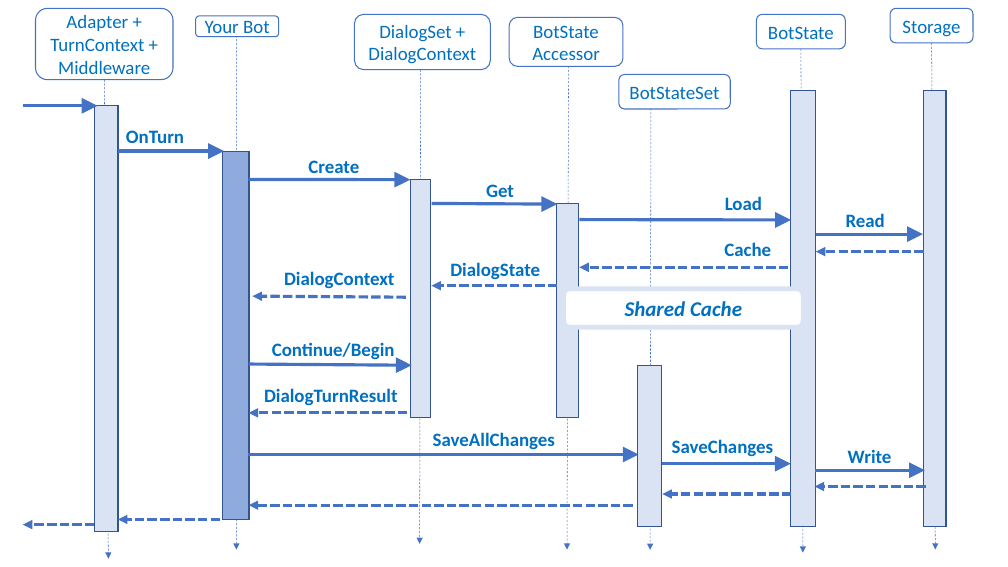
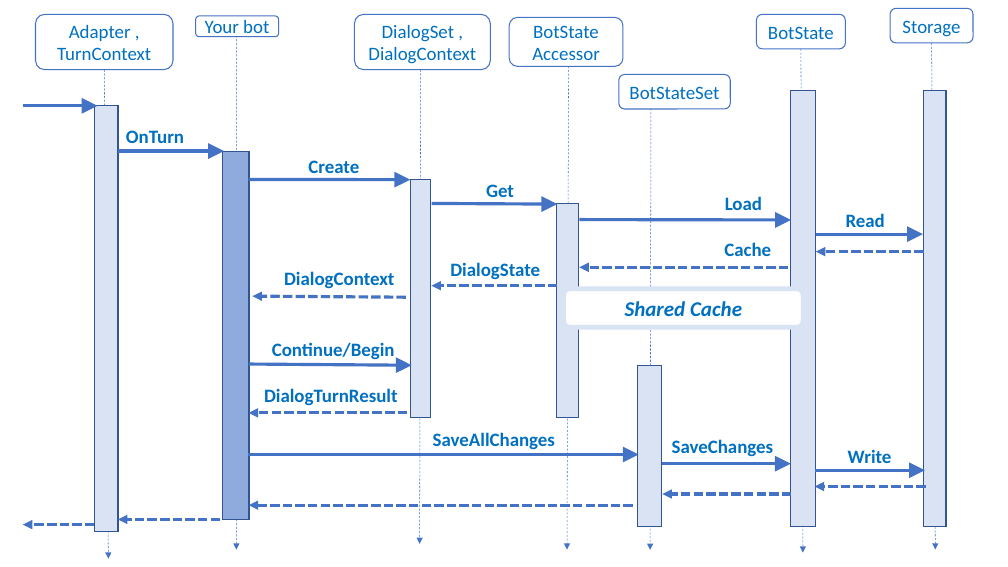
Before and after one commit to MicrosoftDocs/bot-docs, a slide deck: slide 3 of art-source/power-point/bot-concepts-art.pptx. Drawn at 1008x567 pixels with LibreOffice and Linux fonts; fonts in the diff are those of the drawing. Boxes give left, top, right and bottom in pixels: in the first picture for what was removed or moved away, otherwise in the second. Text is boxed around its words. In the diff, an @@ line names an element or a change of style, - is before the commit and + after.

```diff
--- a/art-source/power-point/bot-concepts-art.pptx
+++ b/art-source/power-point/bot-concepts-art.pptx
@@ rounded rectangle "Adapter ,": place and size @@
-rounded rectangle "Adapter ," at <box>36,8,173,79</box>
+rounded rectangle "Adapter ," at <box>36,14,173,70</box>
@@ text in rounded rectangle at <box>57,25,151,60</box>: text changed @@
-Adapter +
-TurnContext + Middleware
+Adapter ,
+TurnContext
@@ text in rounded rectangle at <box>205,20,269,38</box>: text changed @@
-Your Bot
+Your bot
@@ text in rounded rectangle at <box>368,25,476,64</box>: text changed @@
-DialogSet + DialogContext
+DialogSet , DialogContext
@@ arrow moved from (104, 79) - (108, 559) to (104, 70) - (108, 559) @@
```
Also in this commit, not shown: 4 other slides changed, 5 slides added, 20 other files.
